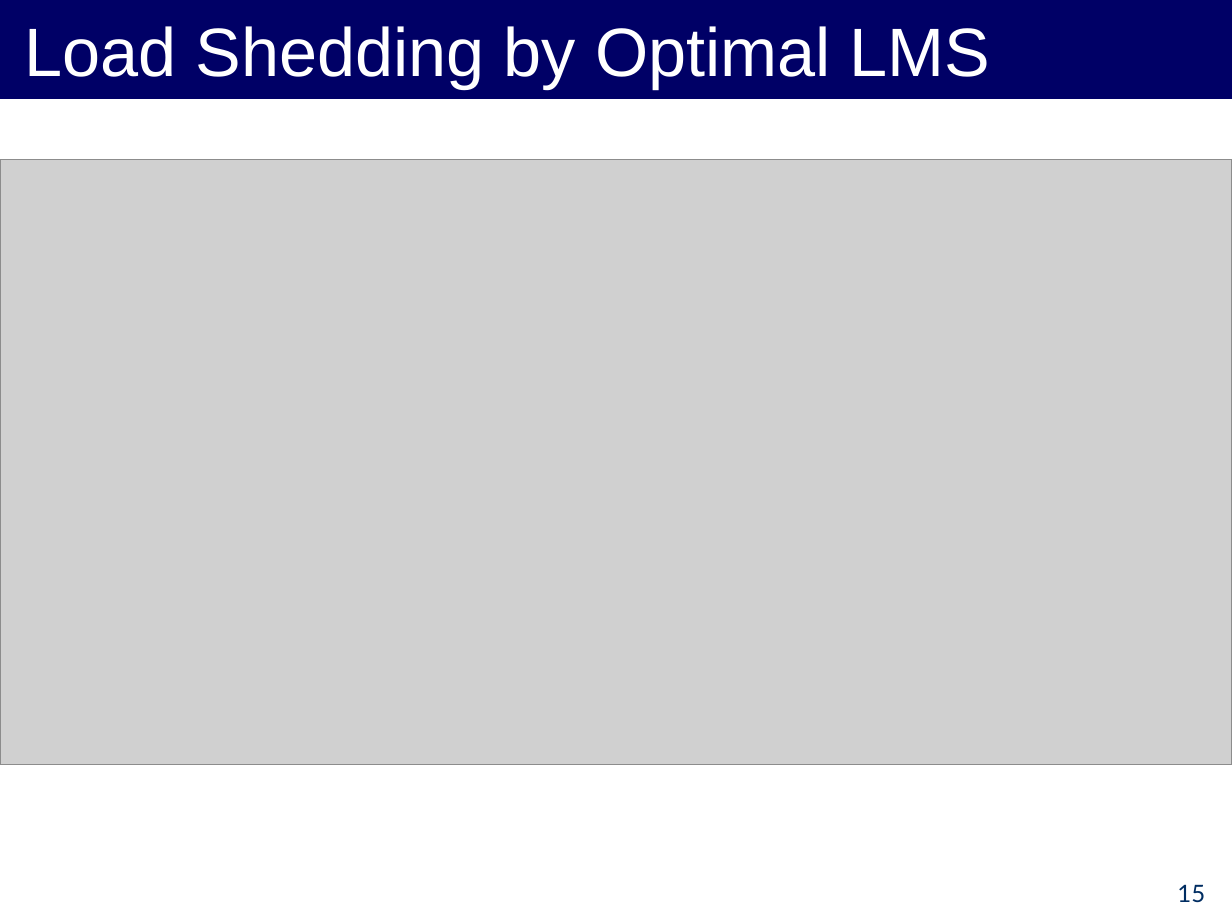
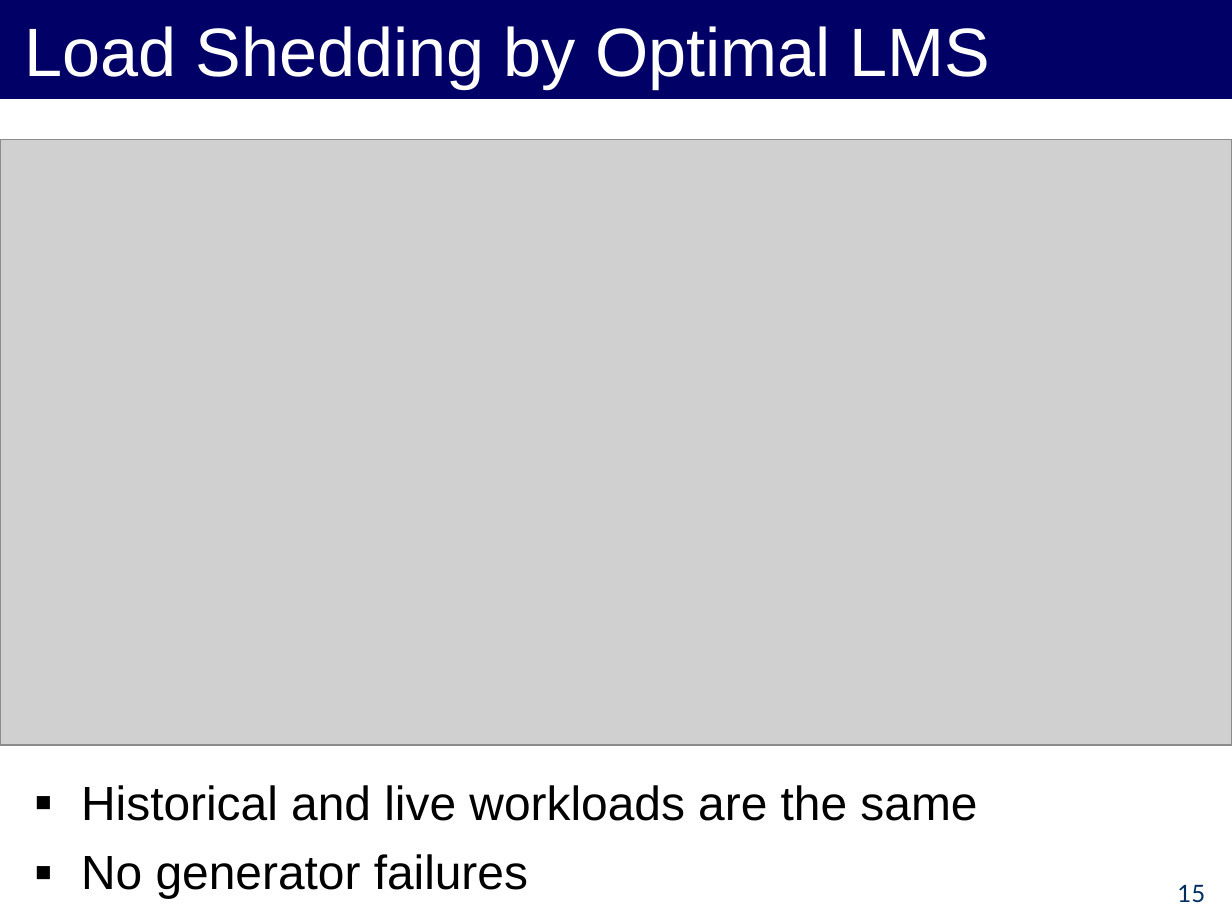
Before and after one commit to forresti/optimal_load_management, a slide deck: slide 15 of project/12-3-12_Presentation.ppt. Drawn at 1232x924 pixels with LibreOffice and Linux fonts; fonts in the diff are those of the drawing; grey boxes stand for pictures. Boxes give left, top, right and bottom in pixels: in the first picture for what was removed or moved away, otherwise in the second. Text is boxed around its words. In the diff, an @@ line names an element or a change of style, - is before the commit and + after.

```diff
--- a/project/12-3-12_Presentation.ppt
+++ b/project/12-3-12_Presentation.ppt
@@ picture: place and size @@
-picture at (0,159,1232,764)
+picture at (0,139,1232,744)
@@ text added at (81,785,977,899), 28 pt, text #000000 @@
+▪ Historical and live workloads are the same
+▪ No generator failures
```
Also in this commit, not shown: 13 other slides changed, 5 slides added, 6 slides removed, 7 other files.
